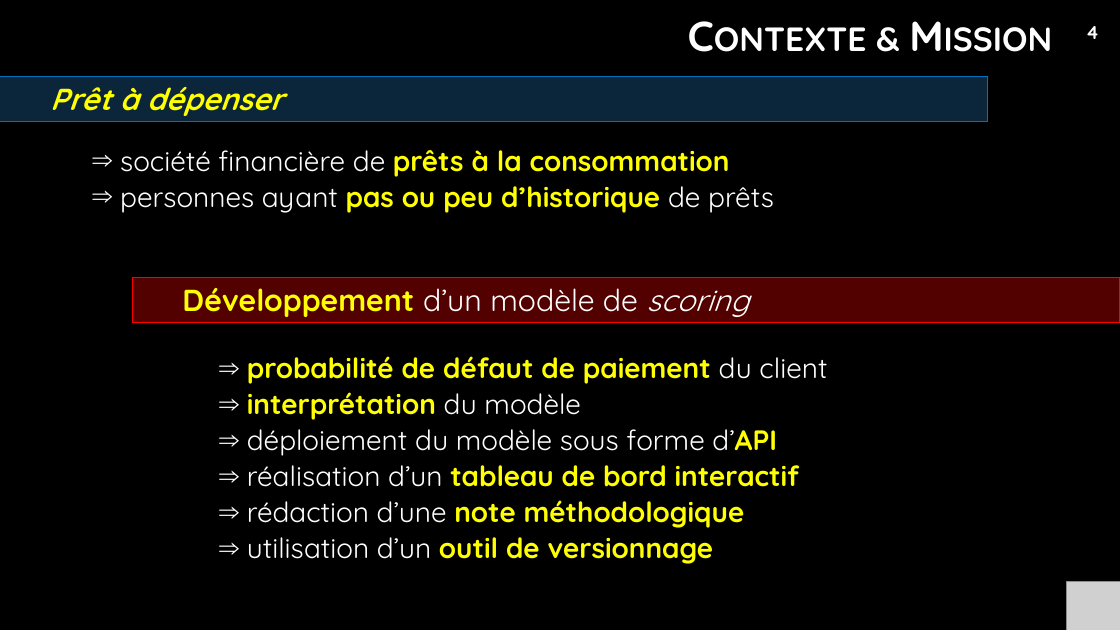
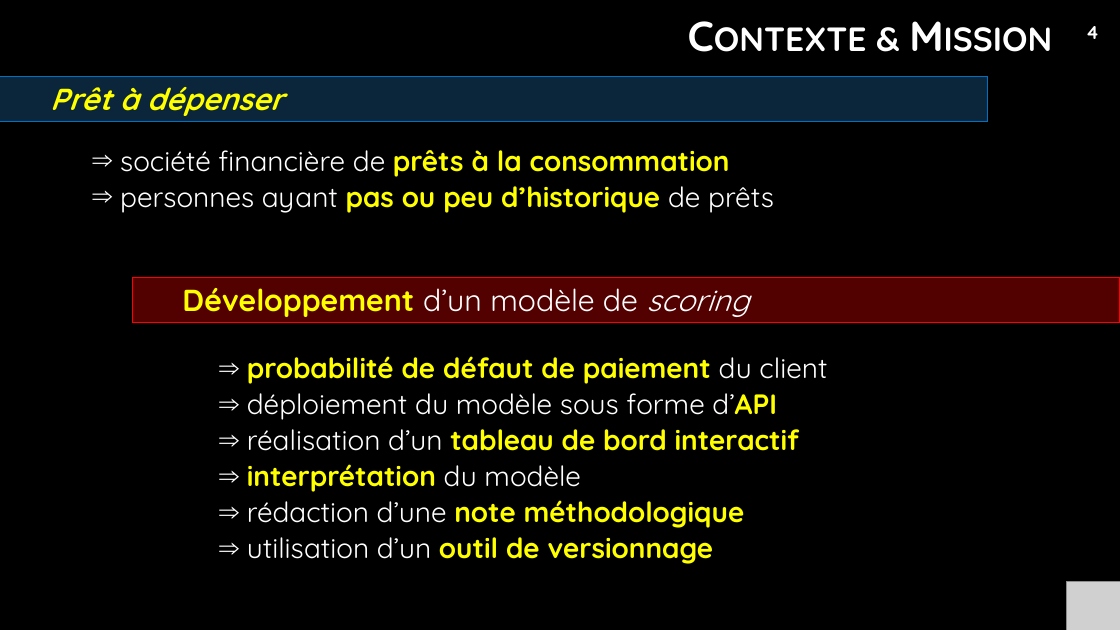
Before and after one commit to christophelebrun/OC_parcours_Data_Scientist_P7, a slide deck: slide 4 of projet7.pptx. Drawn at 1120x630 pixels with LibreOffice and Linux fonts; fonts in the diff are those of the drawing; grey boxes stand for pictures; background and template pictures are left out. Boxes give left, top, right and bottom in pixels: in the first picture for what was removed or moved away, otherwise in the second. Text is boxed around its words. In the diff, an @@ line names an element or a change of style, - is before the commit and + after.

```diff
--- a/projet7.pptx
+++ b/projet7.pptx
@@ text at <box>247,392,580,420</box>: paragraph removed @@
-  ⇒ interprétation du modèle
@@ text at <box>247,464,580,492</box>: paragraph added @@
+  ⇒ interprétation du modèle
```
Also in this commit, not shown: 5 other slides changed, 2 other files.
